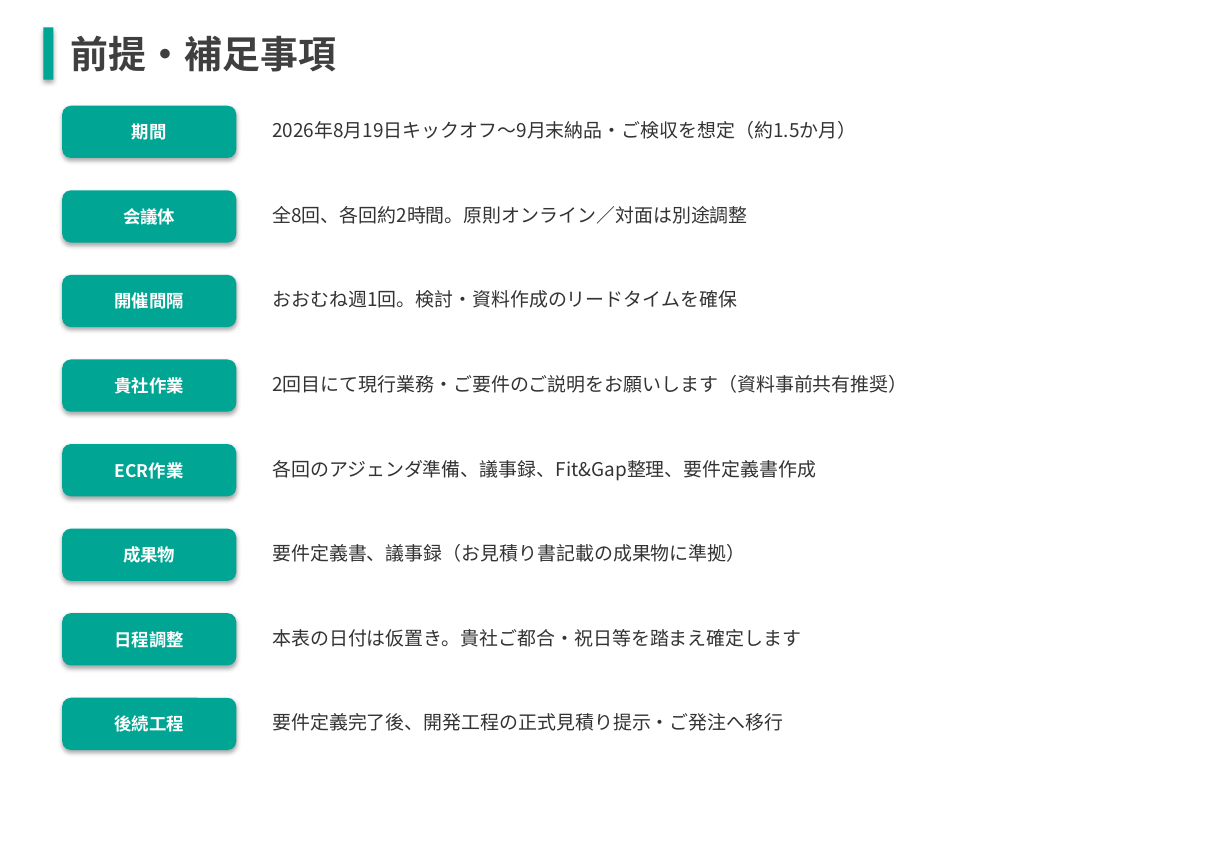
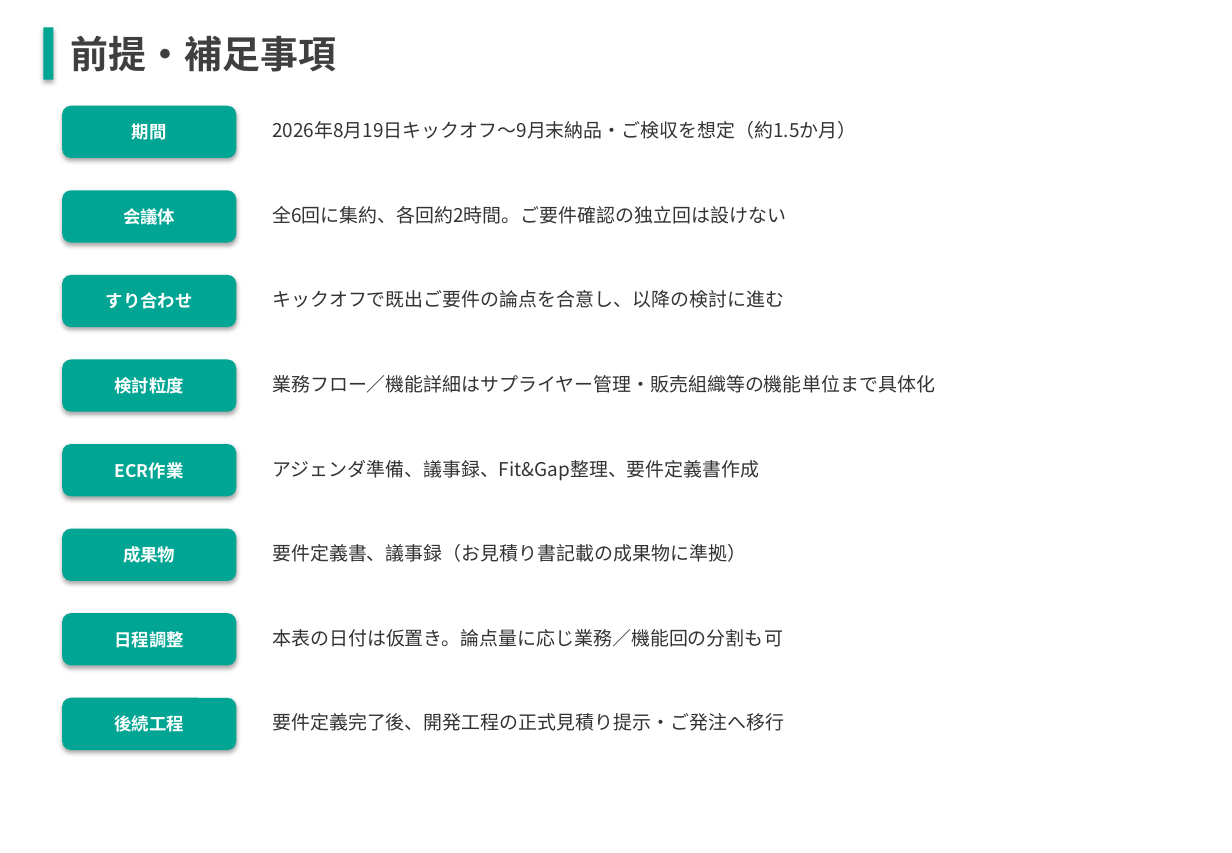
Before and after one commit to kozonoflight/git_tutorial, a slide deck: slide 5 of 要件定義WBS案_20260806.pptx (slide 4 before the commit). Drawn at 1232x853 pixels with LibreOffice and Linux fonts; fonts in the diff are those of the drawing. Boxes give left, top, right and bottom in pixels: in the first picture for what was removed or moved away, otherwise in the second. Text is boxed around its words. In the diff, an @@ line names an element or a change of style, - is before the commit and + after.

```diff
--- a/要件定義WBS案_20260806.pptx
+++ b/要件定義WBS案_20260806.pptx
@@ text at (272, 206, 786, 224): text changed @@
-全8回、各回約2時間。原則オンライン／対面は別途調整
+全6回に集約、各回約2時間。ご要件確認の独立回は設けない
@@ text in rounded rectangle at (106, 292, 193, 309): text changed @@
-開催間隔
+すり合わせ
@@ text at (272, 290, 784, 308): text changed @@
-おおむね週1回。検討・資料作成のリードタイムを確保
+キックオフで既出ご要件の論点を合意し、以降の検討に進む
@@ text in rounded rectangle at (114, 377, 184, 394): text changed @@
-貴社作業
+検討粒度
@@ text at (272, 375, 935, 393): text changed @@
-2回目にて現行業務・ご要件のご説明をお願いします（資料事前共有推奨）
+業務フロー／機能詳細はサプライヤー管理・販売組織等の機能単位まで具体化
@@ text at (272, 460, 759, 481): text changed @@
-各回のアジェンダ準備、議事録、Fit&Gap整理、要件定義書作成
+アジェンダ準備、議事録、Fit&Gap整理、要件定義書作成
@@ text at (272, 629, 783, 647): text changed @@
-本表の日付は仮置き。貴社ご都合・祝日等を踏まえ確定します
+本表の日付は仮置き。論点量に応じ業務／機能回の分割も可
```
Also in this commit, not shown: 2 other slides changed, 1 slide added.
